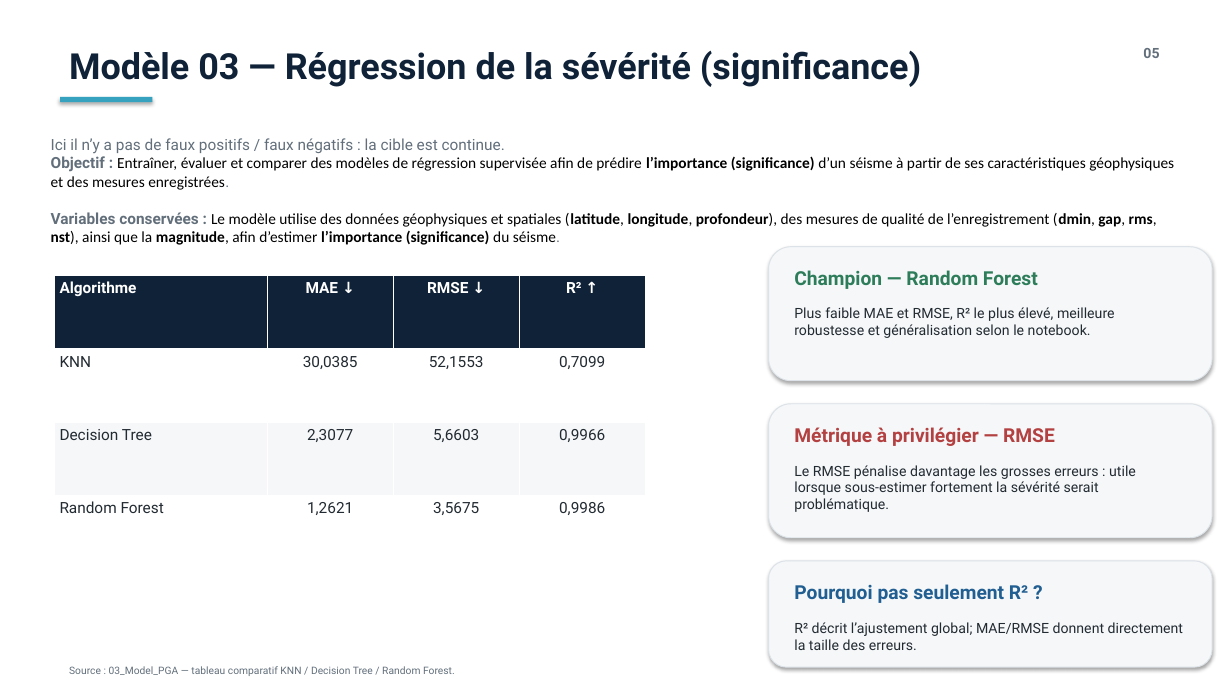
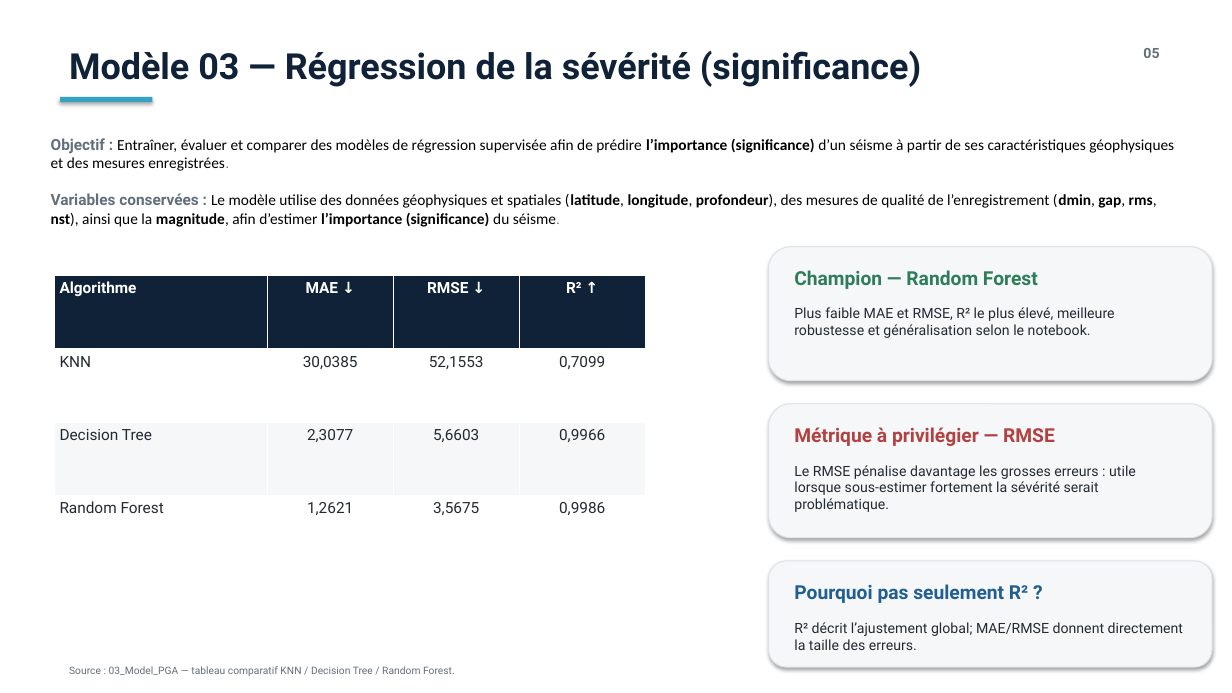
Before and after one commit to tarekalsemaan/USGS-Earthquake-AI, a slide deck: slide 4 of Presentation_TP_USGS_Earthquake_AI_FINAL.pptx (slide 5 before the commit). Drawn at 1232x693 pixels with LibreOffice and Linux fonts; fonts in the diff are those of the drawing. Boxes give left, top, right and bottom in pixels: in the first picture for what was removed or moved away, otherwise in the second. Text is boxed around its words. In the diff, an @@ line names an element or a change of style, - is before the commit and + after.

```diff
--- a/Presentation_TP_USGS_Earthquake_AI_FINAL.pptx
+++ b/Presentation_TP_USGS_Earthquake_AI_FINAL.pptx
@@ text at [51,138,505,153]: paragraph removed @@
-Ici il n’y a pas de faux positifs / faux négatifs : la cible est continue.
```
Also in this commit, not shown: 1 other slide changed.
